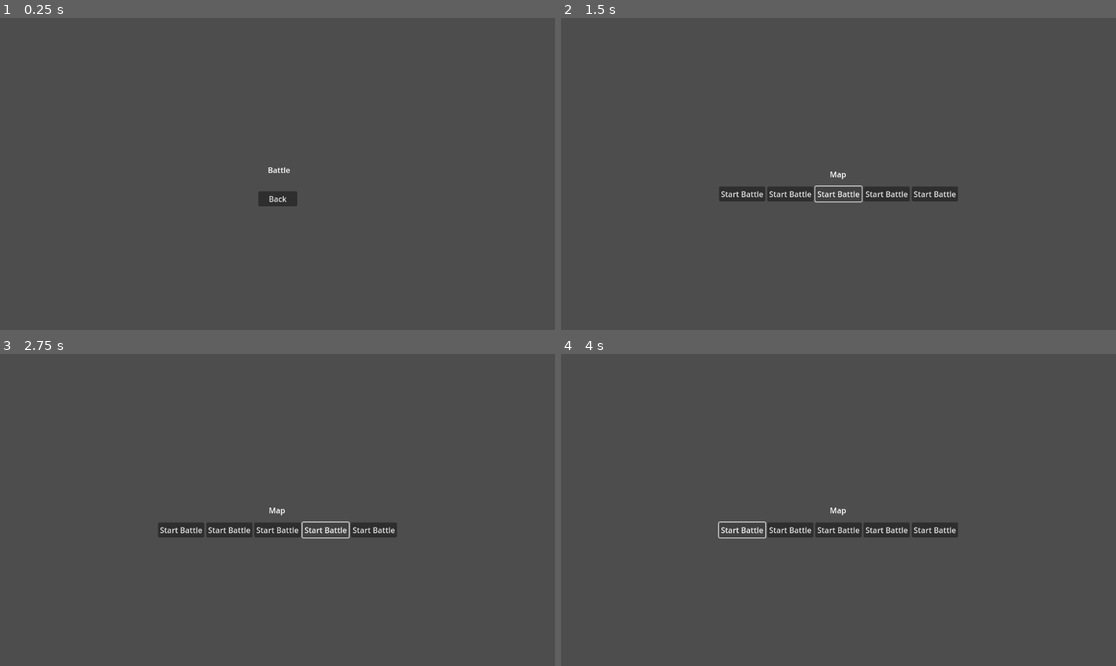
Above: before the commit, frames 1-4 (two rows, left to right).
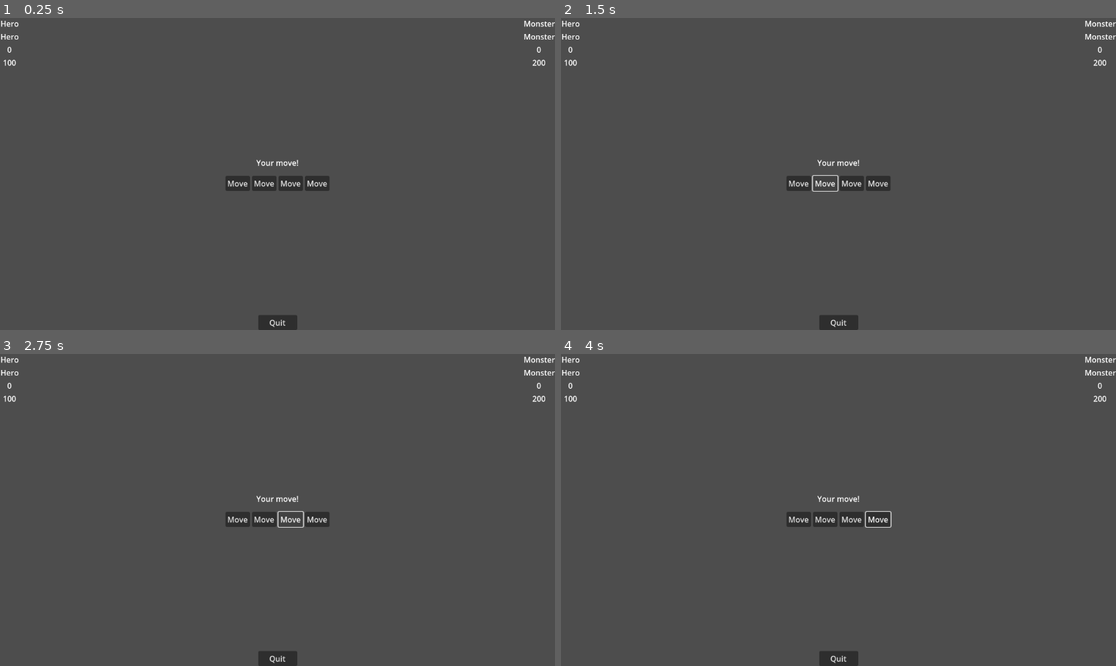
Above: after the commit, the same moments.

Repository: krickovix/turn-based-rpg
Game: Godot game, scene res://battle/battle.tscn
Two runs of this game, one before a commit and one after it. Both use one fixed random seed, a clock stepped at 60 frames per second and the inputs below. This scene is started directly instead of the project's main scene.
Inputs (mouse positions are in pixels of both pictures, inside the frame that each line leads up to):
- Up to frame 1 (0.25 s): no input
- Up to frame 2 (1.5 s): click "Back" (after the commit: "Move") at 0.5 s; click "Start Battle" (after the commit: "Move") at 1.25 s
- Up to frame 3 (2.75 s): click "Start Battle" (after the commit: "Move") at 2 s
- Up to frame 4 (4 s): click "Start Battle" (after the commit: "Move") at 2.75 s; click (744, 528) at 3.5 s, where only the run before the commit has a clickable "Start Battle"

The runs differ from the first frame. In frame 1, 1.8% of the frame differs, in the area x 0-100%, y 0-100%; in frame 2, 2.6%; in frame 3, 2.6%; in frame 4, 2.7%.
Error before the commit: Invalid access to property or key 'encounters' on a base object of type 'Dictionary'. (res://map/map.gd:15)
Error after the commit: Invalid access to property or key 'hero' on a base object of type 'Dictionary'. (res://battle/battle.gd:33)

Commit message:
Add Battle loop prototype

Diff:
--- a/client/nordeus-turn-rpg/battle/battle.gd
+++ b/client/nordeus-turn-rpg/battle/battle.gd
@@ -1,7 +1,135 @@
-extends Node2D
+extends Control
 
 const MAP_PATH = "res://map/map.tscn"
 
+enum Player{HERO, MONSTER}
+const MOVE_STR = ["Your move!", "Monster's move!"]
+const END_STR = ["You won!", "You died."]
+const MONSTER_THINKING_STR = "Monster is thinking..."
 
-func _on_button_pressed() -> void:
+@onready var hero_name_label = $HeroStats/NameLabel
+@onready var hero_hp_label = $HeroStats/HPLabel
+@onready var hero_max_hp_label = $HeroStats/MaxHPLabel
+@onready var monster_name_label = $MonsterStats/NameLabel
+@onready var monster_hp_label = $MonsterStats/HPLabel
+@onready var monster_max_hp_label = $MonsterStats/MaxHPLabel
+
+@onready var move_label: Label = $MoveUI/MoveLabel
+@onready var move_buttons_container: HBoxContainer = $MoveUI/MoveButtons
+@onready var move_buttons : Array[Button] = [
+	$MoveUI/MoveButtons/Button,
+	$MoveUI/MoveButtons/Button2,
+	$MoveUI/MoveButtons/Button3,
+	$MoveUI/MoveButtons/Button4
+]
+
+var turn: int = 0
+var current_player: Player
+var battle_over: bool = false
+var hero: Fighter
+var monster: Fighter
+
+func _ready() -> void:
+	hero = Fighter.from_hero(GameState.run_config["hero"])
+	monster = Fighter.from_monster(GameState.current_encounter)
+	turn = 1
+	current_player = Player.HERO
+	battle_over = false
+	set_up_ui()
+
+
+func _on_move_button_pressed(move_id: String) -> void:
+	if battle_over or current_player != Player.HERO:
+		return
+	handle_hero_move(move_id)
+
+
+func handle_hero_move(move_id: String) -> void:
+	resolve_move(hero, monster, move_id)
+	if not battle_over:
+		request_monster_move()
+		refresh_ui()
+
+
+func handle_monster_move(move_id: String) -> void:
+	resolve_move(monster, hero, move_id)
+	turn += 1
+	if not battle_over: refresh_ui()
+
+
+func request_monster_move() -> void:
+	move_label.text = MONSTER_THINKING_STR
+
+	var params = {
+		"encounter_index": int(GameState.current_encounter["index"]),
+		"monster_id": GameState.current_encounter["monster_id"],
+		"monster_hp": monster.hp,
+		"monster_max_hp": monster.max_hp,
+		"hero_hp": hero.hp,
+		"hero_max_hp": hero.max_hp,
+		"turn_number": turn,
+		"hero_effects": hero.effects.map(encode_effect),
+		"monster_effects": monster.effects.map(encode_effect),
+	}
+
+	var response = await APIClient.get_monster_move(params)
+	if response == null:
+		current_player = Player.HERO
+		refresh_ui()
+		return
+
+	handle_monster_move(response["move_id"])
+
+
+func encode_effect(effect: Dictionary) -> String:
+	return "%s:%d:%d" % [effect["stat"], effect["modifier"], effect["turns_remaining"]]
+
+
+func resolve_move(attacker: Fighter, target: Fighter, move_id: String):
+	var move = GameState.run_config["moves"][move_id]
+	print("\n--- Turn %d: %s uses %s ---" % [turn, Player.keys()[current_player], move["name"]])
+
+	var damage = Combat.compute_damage(move, attacker, target)
+	target.take_damage(damage)
+	print("%s HP: %d -> %d / %d" % [Player.keys()[1 - current_player], target.hp + damage, target.hp, target.max_hp])
+
+	current_player = (current_player+1)%2
+
+	if target.is_dead():
+		end_battle()
+
+func end_battle() -> void:
+	battle_over = true
+	refresh_ui()
+	move_label.text = END_STR[(current_player+1)%2]
+
+
+func set_up_ui() -> void:
+	hero_name_label.text = hero.name
+	hero_max_hp_label.text = str(hero.max_hp)
+	monster_name_label.text = monster.name
+	monster_max_hp_label.text = str(monster.max_hp)
+
+	var moves = GameState.run_config["moves"]
+	for i in range(hero.moves.size()):
+		var move_id = hero.moves[i]
+		move_buttons[i].text = moves[move_id]["name"]
+		move_buttons[i].pressed.connect(_on_move_button_pressed.bind(move_id))
+
+	refresh_ui()
+
+
+func refresh_ui() -> void:
+	hero_hp_label.text = str(hero.hp)
+	monster_hp_label.text = str(monster.hp)
+
+	if battle_over:
+		move_buttons_container.visible = false
+		return
+
+	move_label.text = MOVE_STR[current_player]
+	move_buttons_container.visible = (current_player == Player.HERO)
+
+
+func _on_back_button_pressed() -> void:
 	get_tree().change_scene_to_file(MAP_PATH)
--- a/client/nordeus-turn-rpg/battle/battle.tscn
+++ b/client/nordeus-turn-rpg/battle/battle.tscn
@@ -2,23 +2,132 @@
 
 [ext_resource type="Script" uid="uid://j5w8sanx8y6t" path="res://battle/battle.gd" id="1_mqutd"]
 
-[node name="Battle" type="Node2D"]
+[node name="Battle" type="Control"]
+layout_mode = 3
+anchors_preset = 15
+anchor_right = 1.0
+anchor_bottom = 1.0
+grow_horizontal = 2
+grow_vertical = 2
 script = ExtResource("1_mqutd")
 
-[node name="Label" type="Label" parent="."]
-offset_left = 536.0
-offset_top = 304.0
-offset_right = 624.0
-offset_bottom = 327.0
-text = "Battle"
+[node name="BackButton" type="Button" parent="."]
+layout_mode = 1
+anchors_preset = 7
+anchor_left = 0.5
+anchor_top = 1.0
+anchor_right = 0.5
+anchor_bottom = 1.0
+offset_left = -40.5
+offset_top = -31.0
+offset_right = 40.5
+grow_horizontal = 2
+grow_vertical = 0
+text = "Quit"
+
+[node name="HeroStats" type="VBoxContainer" parent="."]
+layout_mode = 1
+offset_right = 40.0
+offset_bottom = 40.0
+
+[node name="HeroLabel" type="Label" parent="HeroStats"]
+layout_mode = 2
+text = "Hero"
 horizontal_alignment = 1
 vertical_alignment = 1
 
-[node name="Button" type="Button" parent="."]
-offset_left = 536.0
-offset_top = 360.0
-offset_right = 617.0
-offset_bottom = 391.0
-text = "Back"
+[node name="NameLabel" type="Label" parent="HeroStats"]
+layout_mode = 2
+text = "Hero"
+horizontal_alignment = 1
+vertical_alignment = 1
 
-[connection signal="pressed" from="Button" to="." method="_on_button_pressed"]
+[node name="HPLabel" type="Label" parent="HeroStats"]
+layout_mode = 2
+text = "0"
+horizontal_alignment = 1
+vertical_alignment = 1
+
+[node name="MaxHPLabel" type="Label" parent="HeroStats"]
+layout_mode = 2
+text = "100"
+horizontal_alignment = 1
+vertical_alignment = 1
+
+[node name="MonsterStats" type="VBoxContainer" parent="."]
+layout_mode = 1
+anchors_preset = 1
+anchor_left = 1.0
+anchor_right = 1.0
+offset_left = -65.0
+offset_bottom = 103.0
+grow_horizontal = 0
+
+[node name="MonsterLabel" type="Label" parent="MonsterStats"]
+layout_mode = 2
+text = "Monster"
+horizontal_alignment = 1
+vertical_alignment = 1
+
+[node name="NameLabel" type="Label" parent="MonsterStats"]
+layout_mode = 2
+text = "Monster"
+horizontal_alignment = 1
+vertical_alignment = 1
+
+[node name="HPLabel" type="Label" parent="MonsterStats"]
+layout_mode = 2
+text = "0"
+horizontal_alignment = 1
+vertical_alignment = 1
+
+[node name="MaxHPLabel" type="Label" parent="MonsterStats"]
+layout_mode = 2
+text = "200
+"
+horizontal_alignment = 1
+vertical_alignment = 1
+
+[node name="MoveUI" type="VBoxContainer" parent="."]
+layout_mode = 1
+anchors_preset = 8
+anchor_left = 0.5
+anchor_top = 0.5
+anchor_right = 0.5
+anchor_bottom = 0.5
+offset_left = -108.0
+offset_top = -29.0
+offset_right = 108.0
+offset_bottom = 29.0
+grow_horizontal = 2
+grow_vertical = 2
+theme_override_constants/separation = 16
+alignment = 1
+
+[node name="MoveLabel" type="Label" parent="MoveUI"]
+layout_mode = 2
+text = "Your move!"
+horizontal_alignment = 1
+
+[node name="MoveButtons" type="HBoxContainer" parent="MoveUI"]
+layout_mode = 2
+
+[node name="Button" type="Button" parent="MoveUI/MoveButtons"]
+layout_mode = 2
+text = "Move"
+
+[node name="Button2" type="Button" parent="MoveUI/MoveButtons"]
+layout_mode = 2
+text = "Move"
+
+[node name="Button3" type="Button" parent="MoveUI/MoveButtons"]
+layout_mode = 2
+text = "Move"
+
+[node name="Button4" type="Button" parent="MoveUI/MoveButtons"]
+layout_mode = 2
+text = "Move"
+
+[node name="HTTPRequest" type="HTTPRequest" parent="."]
+
+[connection signal="pressed" from="BackButton" to="." method="_on_back_button_pressed"]
